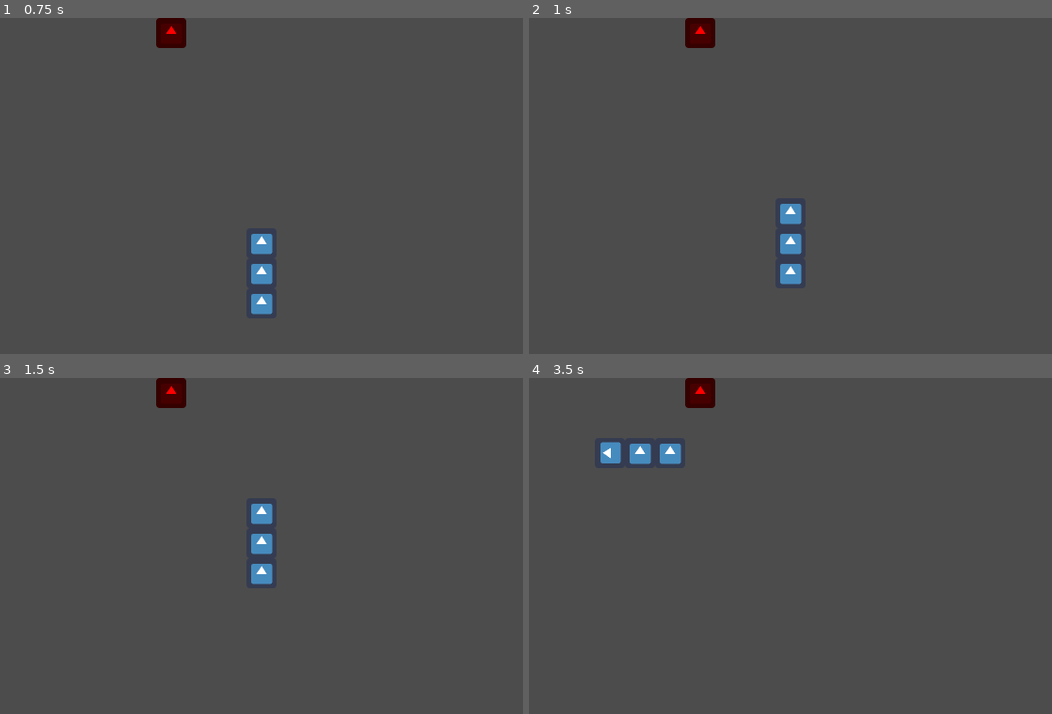
Above: before the commit, frames 1-4 (two rows, left to right).
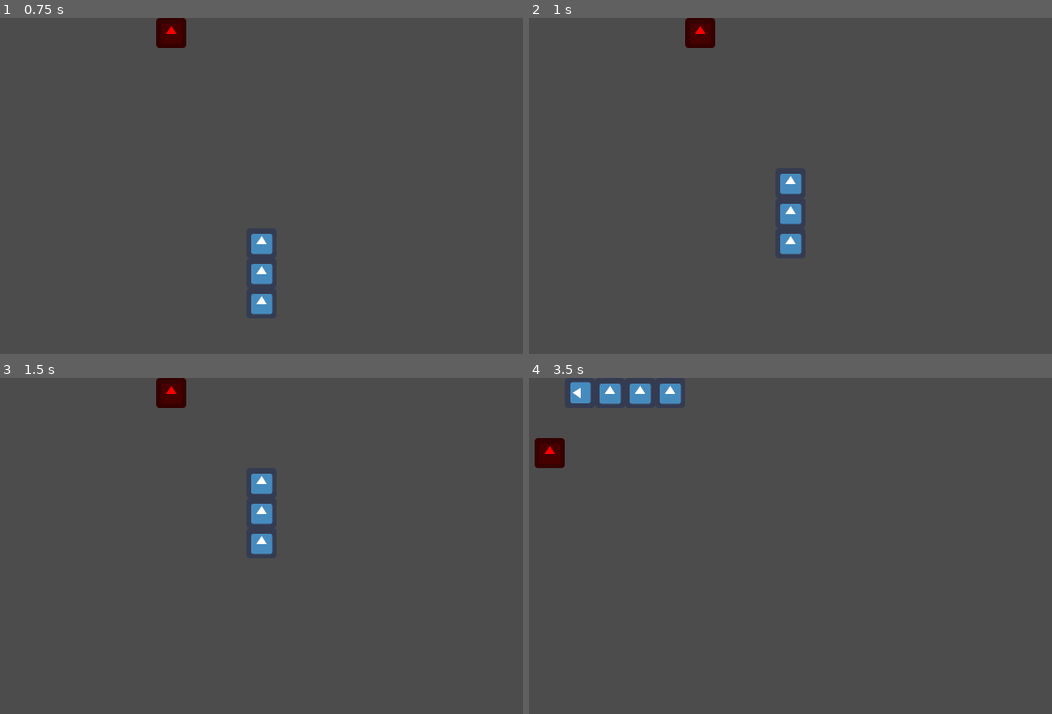
Above: after the commit, the same moments.

Repository: JUB-Yoush/gd_snake_clone
Game: Godot game, scene res://src/levels/Level.tscn
Same seed, same stepped clock (60 frames per second), same inputs: the game is played once before the commit and once after it. The engine's default icon, where the game draws it, is replaced by a stand-in: a white triangle on a blue panel in a dark square.
Inputs:
- Up to frame 1 (0.75 s): hold Up (up) from 0.53 s (still down)
- Up to frame 2 (1 s): keep holding Up (up)
- Up to frame 3 (1.5 s): keep holding Up (up)
- Up to frame 4 (3.5 s): release Up (up) at 2.03 s; hold Left (left) from 2.03 s (still down)

Frame 1 is identical in both runs. In frame 2, 0.5% of the frame differs, in the area x 48-53%, y 46-80%; in frame 3, 0.5%; in frame 4, 2.8%, in the area x 1-36%, y 0-27%.

Commit message:
added all basic features

Diff:
--- a/src/items/Apple.gd
+++ b/src/items/Apple.gd
@@ -2,8 +2,10 @@
 #randomly set location
 #if the node is colliding with a body in it's location, set a new location
 #(check if the apple's location will be the heads location manually)
-
+var collectable = true
+var found_empty_location = false
 var tile_size = 32
+signal eaten
 func _ready() -> void:
 	randomize()
 	find_location()
@@ -11,7 +13,24 @@
 func find_location():
 	var positionx = randi() % 19
 	var positiony = randi() % 14
-	print(positionx, " ", positiony)
+	#print(positionx, " ", positiony)
 	position.x = (positionx * tile_size) + tile_size/2
 	position.y = (positiony * tile_size) + tile_size/2
-	print(position.x, " ", position.y)
+	#print(position.x, " ", position.y)
+	print(len(get_overlapping_areas()))
+	if len(get_overlapping_areas()) > 2:
+		find_location()
+	else:
+		print('collectable again')
+		collectable = true
+
+
+
+
+func _on_Apple_area_entered(area: Area2D) -> void:
+	print('_on_Apple_area_entered')
+	if collectable == true:
+		collectable = false
+		print('emit_signal(eaten)')
+		emit_signal('eaten')
+		find_location()
--- a/src/levels/Level.tscn
+++ b/src/levels/Level.tscn
@@ -11,3 +11,7 @@
 [node name="BodyPieces" type="Node2D" parent="."]
 
 [node name="Apple" parent="." instance=ExtResource( 2 )]
+
+[connection signal="area_entered" from="Player" to="Player" method="_on_Player_area_entered"]
+[connection signal="area_entered" from="Apple" to="Apple" method="_on_Apple_area_entered"]
+[connection signal="eaten" from="Apple" to="Player" method="_on_Apple_eaten"]
--- a/src/player/Body.tscn
+++ b/src/player/Body.tscn
@@ -1,7 +1,10 @@
-[gd_scene load_steps=3 format=2]
+[gd_scene load_steps=4 format=2]
 
 [ext_resource path="res://icon.png" type="Texture" id=1]
 [ext_resource path="res://src/player/Body.gd" type="Script" id=2]
+
+[sub_resource type="RectangleShape2D" id=1]
+extents = Vector2( 14.1275, 14.8168 )
 
 [node name="Body" type="Area2D"]
 script = ExtResource( 2 )
@@ -11,3 +14,4 @@
 texture = ExtResource( 1 )
 
 [node name="CollisionShape2D" type="CollisionShape2D" parent="."]
+shape = SubResource( 1 )
--- a/src/player/Player.gd
+++ b/src/player/Player.gd
@@ -47,16 +47,17 @@
 func move():
 	#print("x:",(position.x -16)," ","y:",(position.y -16))
 	var body_piece = body_Scene.instance()
+	body_piece.add_to_group("Body")
 	body_piece.position.x = position.x - 32
 	body_piece.position.y = position.y - 32
 
 	var rot_vector = Vector2.UP.rotated(deg2rad(rotation_degrees))
 	position.x += int((rot_vector.x) * tile_size)
 	position.y += int((rot_vector.y) * tile_size)
-	print("x:",(position.x -16)," ","y:",(position.y -16))
+	#print("x:",(position.x -16)," ","y:",(position.y -16))
 	var uncentered_tilex = (position.x - tile_size/2)  /tile_size
 	var uncentered_tiley = (position.y - tile_size/2) /tile_size
-	print("x Tile: ",(uncentered_tilex)," y Tile: " ,(uncentered_tiley))
+	#print("x Tile: ",(uncentered_tilex)," y Tile: " ,(uncentered_tiley))
 
 	bodiesNode.add_child(body_piece)
 	for i in bodiesNode.get_child_count():
@@ -73,3 +74,23 @@
 
 func _on_MoveTimer_timeout() -> void:
 	move()
+
+
+func _on_Apple_eaten() -> void:
+	max_len += 1
+
+
+func _on_Player_area_entered(area: Area2D) -> void:
+	if area.is_in_group('Body'):
+		get_tree().reload_current_scene()
+
+
+func _on_VisibilityNotifier2D_screen_exited() -> void:
+	if rotation_degrees == 0:
+		position.y = (14 * tile_size) + tile_size/2
+	elif rotation_degrees == 180:
+		position.y = (0 * tile_size) + tile_size/2
+	elif rotation_degrees == 90:
+		position.x = (0 * tile_size) + tile_size/2
+	elif rotation_degrees == 270:
+		position.x = (19 * tile_size) + tile_size/2
--- a/src/player/Player.tscn
+++ b/src/player/Player.tscn
@@ -4,7 +4,7 @@
 [ext_resource path="res://src/player/Player.gd" type="Script" id=2]
 
 [sub_resource type="RectangleShape2D" id=1]
-extents = Vector2( 16, 16 )
+extents = Vector2( 14, 13 )
 
 [node name="Player" type="Area2D"]
 script = ExtResource( 2 )
@@ -20,7 +20,12 @@
 
 [node name="MoveTimer" type="Timer" parent="."]
 process_mode = 0
-wait_time = 0.25
+wait_time = 0.2
 autostart = true
 
+[node name="VisibilityNotifier2D" type="VisibilityNotifier2D" parent="."]
+position = Vector2( 0, -32 )
+scale = Vector2( 1.6, 1.6 )
+
 [connection signal="timeout" from="MoveTimer" to="." method="_on_MoveTimer_timeout"]
+[connection signal="screen_exited" from="VisibilityNotifier2D" to="." method="_on_VisibilityNotifier2D_screen_exited"]
